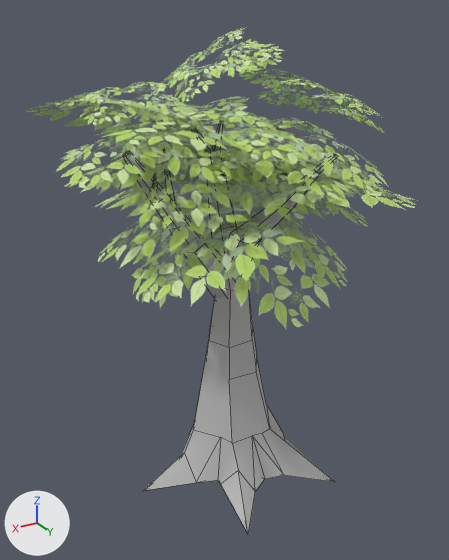
The FBX model GDS6Final/Assets/Assets/TreeType1.fbx as it was, and as the next commit left it.
The view is the same before and after, from a camera (50 mm lens) standing at (0.0361, 0.0896, 0.0771) and looking at (-0.014, 0.0062, 0.0353). Arrows for +X, +Y and +Z are at lower left; the lights stay in place. Mesh edges are drawn as thin lines on the coarser meshes. Where no turn or scale is listed for an object, it has been applied to the vertices.
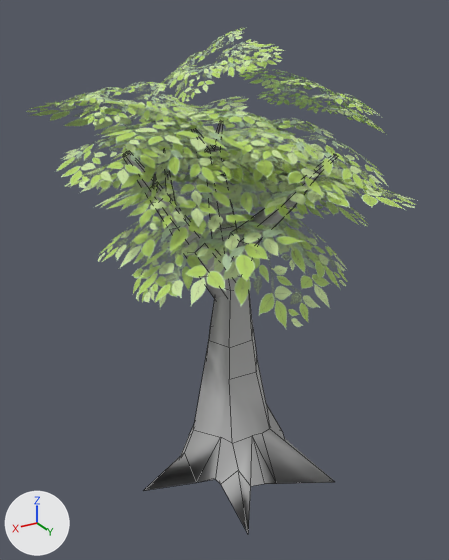
The newer file is also turned or shifted as a whole; pictures and numbers use the older file's frame.

Where the change shows, as pixel boxes [x1, y1, x2, y2] in the pictures (449 x 560 px; the box of a moved part takes in the faces that stretch with it):
'pCylinder6', reshaped, shading changed: before [123, 123, 337, 534]; after [123, 123, 337, 533]
part 1 of me_mesh, moved or reshaped: before [197, 429, 334, 534]; after [197, 429, 334, 532]
part 2 of me_mesh, shading changed: [123, 123, 337, 533] in both

The change, as a list of edits to the scene's bpy script:
```text
Change me_mesh:
    where me_mesh.from_pydata(...)  # 245 vertices, 260 faces; spans x -0.0156..0.0156, y -0.0183..0.0183, z -0.0299..0.0299
    used by ob_pcylinder6; location = (-0.0115, 0.0083, 0.0301)
    me_mesh part 1
    me_mesh.vertices[114].co: (-0.0079, 0.0099, -0.0299) -> (-0.0054, 0.011, -0.0299)  # pixel (284, 475) -> pixel (276, 483)
    me_mesh.vertices[123].co: (-0.0011, 0.0107, -0.0299) -> (-0.0011, 0.0092, -0.0299)  # pixel (255, 491) -> pixel (250, 486)
    me_mesh.vertices[165].co: (-0.0043, 0.0089, -0.0299) -> (-0.0035, 0.0099, -0.0299)  # pixel (264, 479) -> pixel (264, 483)
    me_mesh.vertices[168].co: (0.0031, 0.0049, -0.0299) -> (0.0033, 0.0043, -0.0299)  # pixel (217, 480) -> pixel (215, 479)
    me_mesh part 2: edges marked sharp go from 249 to 0
```
